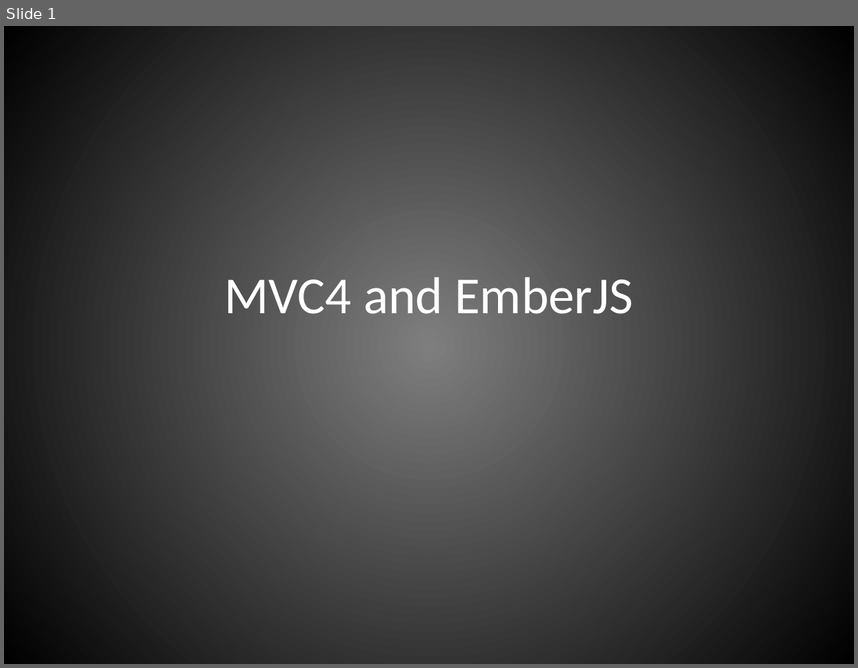
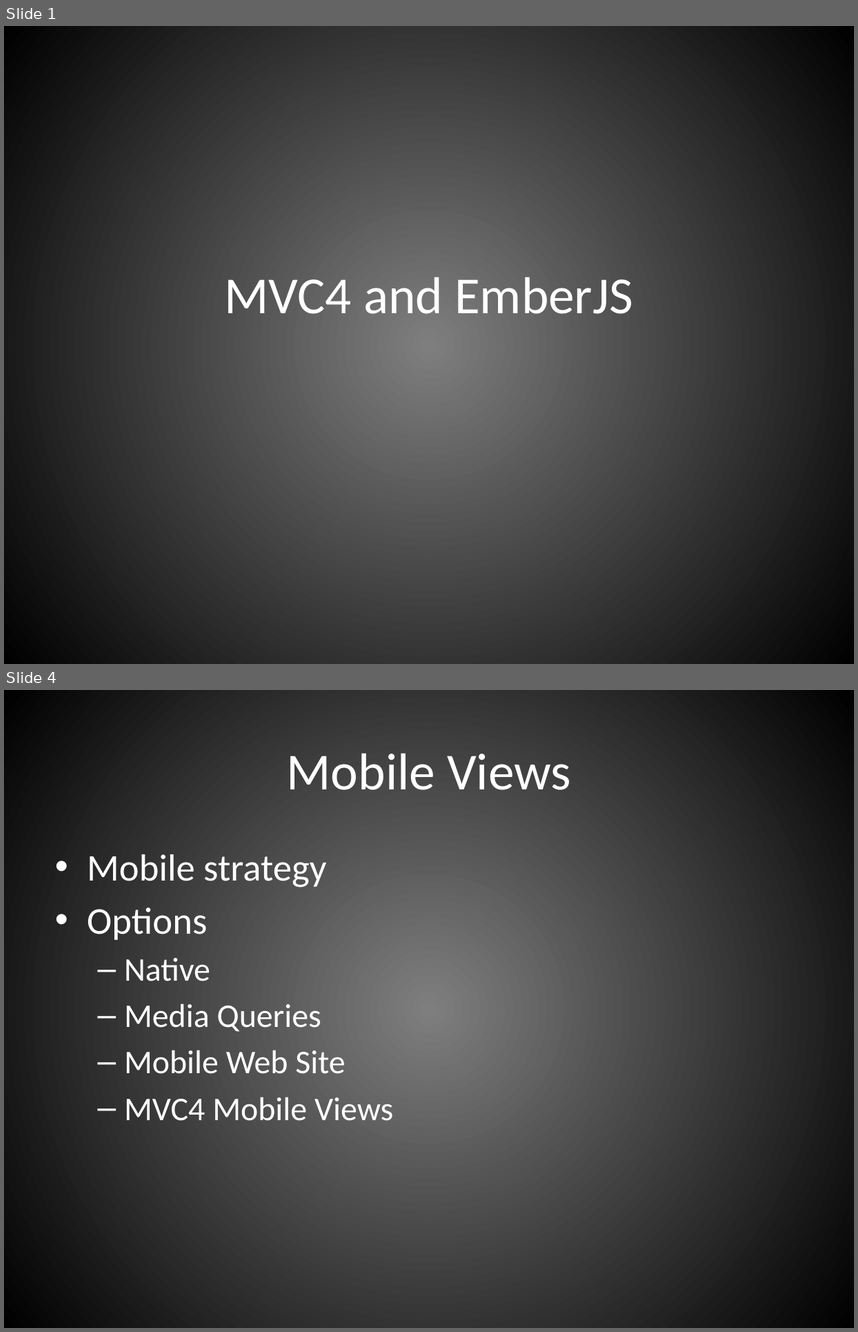
Before and after one commit to strmshdw/emberDemo, a slide deck: MVC4 and EmberJS.pptx. Shown one above the other, each under a label of ours: slide 1 before the commit, slides 1 and 4 after it; the slides between them are not shown. The pictures are 858x668 and 858x1332 pixels, drawn with LibreOffice and Linux fonts; fonts in the diff are those of the drawing. Boxes give left, top, right and bottom in pixels: in the first picture for what was removed or moved away, otherwise in the second. Text is boxed around its words. In the diff, an @@ line names an element or a change of style, - is before the commit and + after.

```diff
--- a/MVC4 and EmberJS.pptx
+++ b/MVC4 and EmberJS.pptx
@@ slide 4 added at (x1=4, y1=690, x2=854, y2=1328), background gradient #7F7F7F to #000000 @@
@@ title added at (x1=287, y1=753, x2=571, y2=790), 44 pt, text #FFFFFF @@
+Mobile Views
@@ text added at (x1=87, y1=854, x2=393, y2=1121), 28 pt, text #FFFFFF @@
+• Mobile strategy
+• Options
+  – Native
+  – Media Queries
+  – Mobile Web Site
+  – MVC4 Mobile Views
```
Also in this commit, not shown: 6 other slides added, 8 other files.
